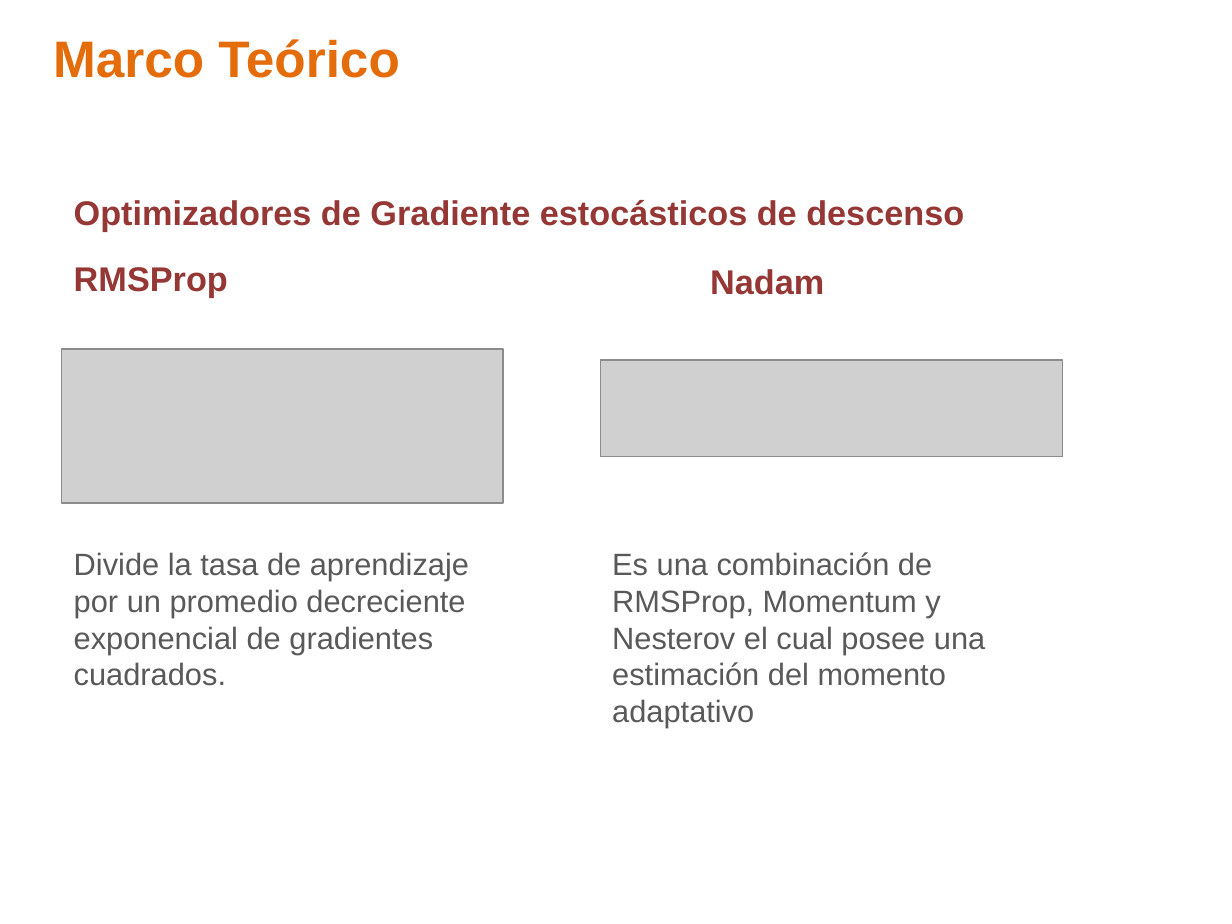
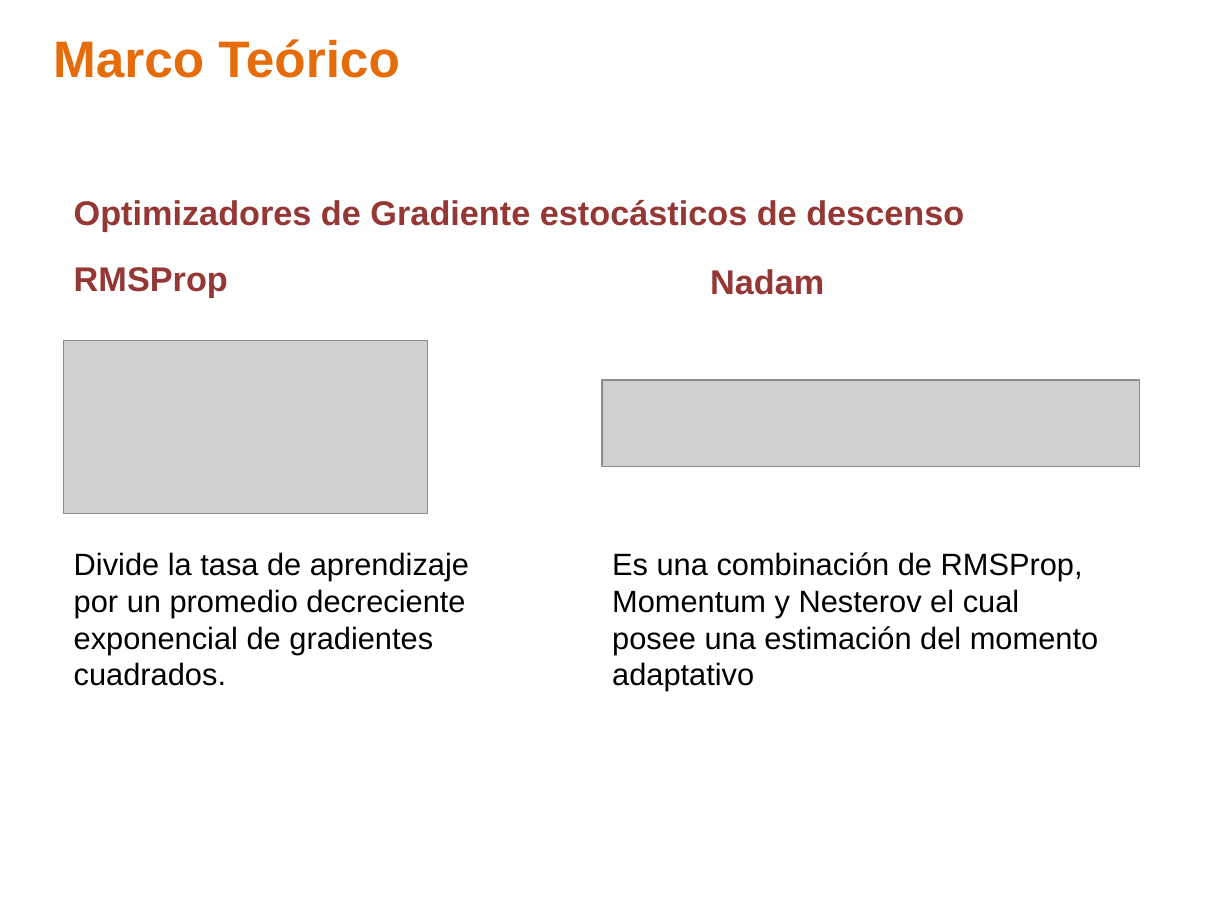
Before and after one commit to ealn/Tesis, a slide deck: slide 9 of documentos/Presentacion.pptx (slide 7 before the commit). Drawn at 1232x924 pixels with LibreOffice and Linux fonts; fonts in the diff are those of the drawing; grey boxes stand for pictures; background and template pictures are left out. Boxes give left, top, right and bottom in pixels: in the first picture for what was removed or moved away, otherwise in the second. Text is boxed around its words. In the diff, an @@ line names an element or a change of style, - is before the commit and + after.

```diff
--- a/documentos/Presentacion.pptx
+++ b/documentos/Presentacion.pptx
@@ picture: place and size @@
-picture at box(62, 349, 503, 503)
+picture at box(63, 340, 428, 513)
@@ picture: place and size @@
-picture at box(600, 360, 1063, 457)
+picture at box(602, 379, 1140, 466)
@@ text "Divide la tasa de aprendizaje ..." at box(74, 552, 469, 686): text colour #595959 to #000000 @@
@@ text "Es una combinación de RMSProp, ..." at box(612, 552, 1098, 691): text colour #595959 to #000000 @@
```
Also in this commit, not shown: 10 other slides changed, 4 slides added, 1 other file.
